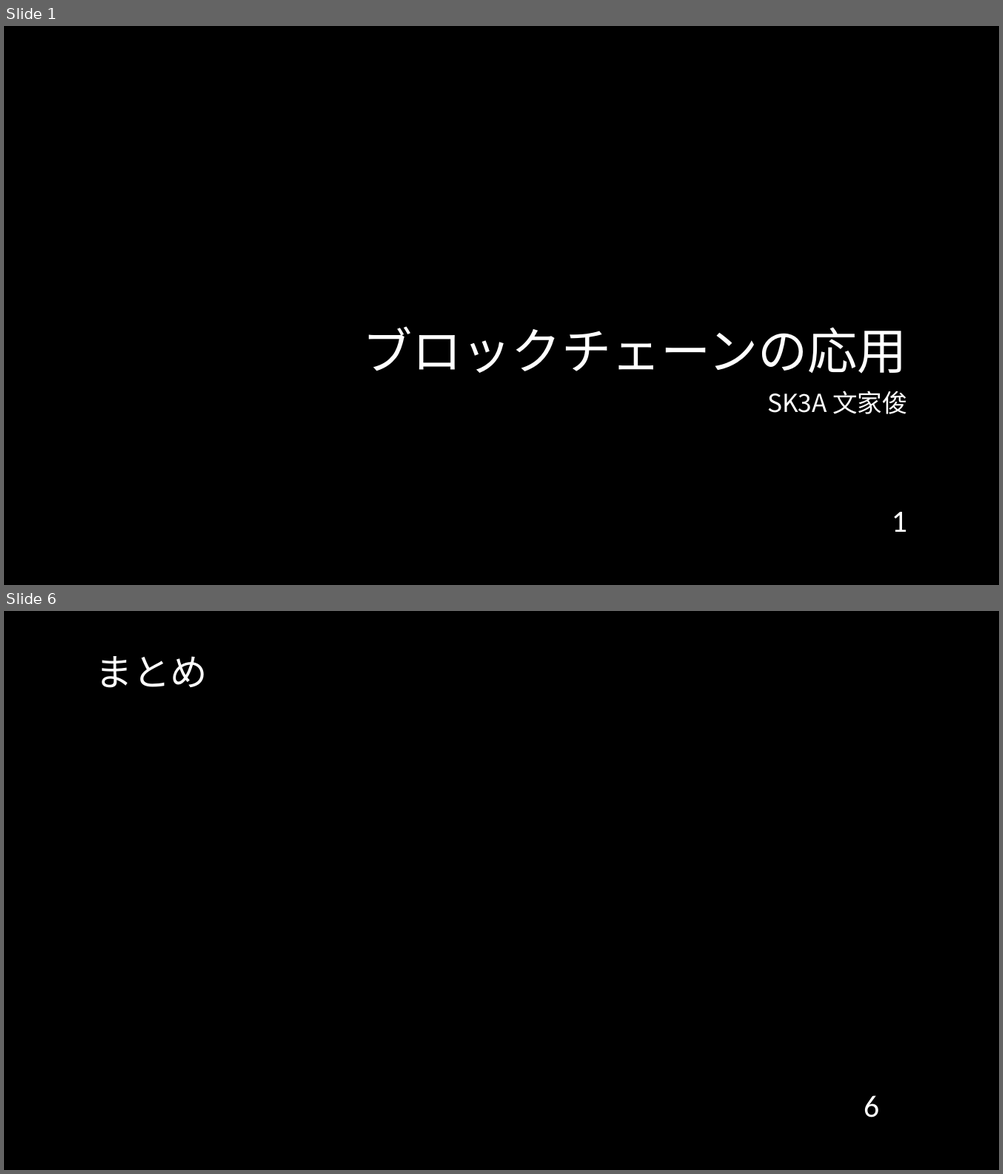
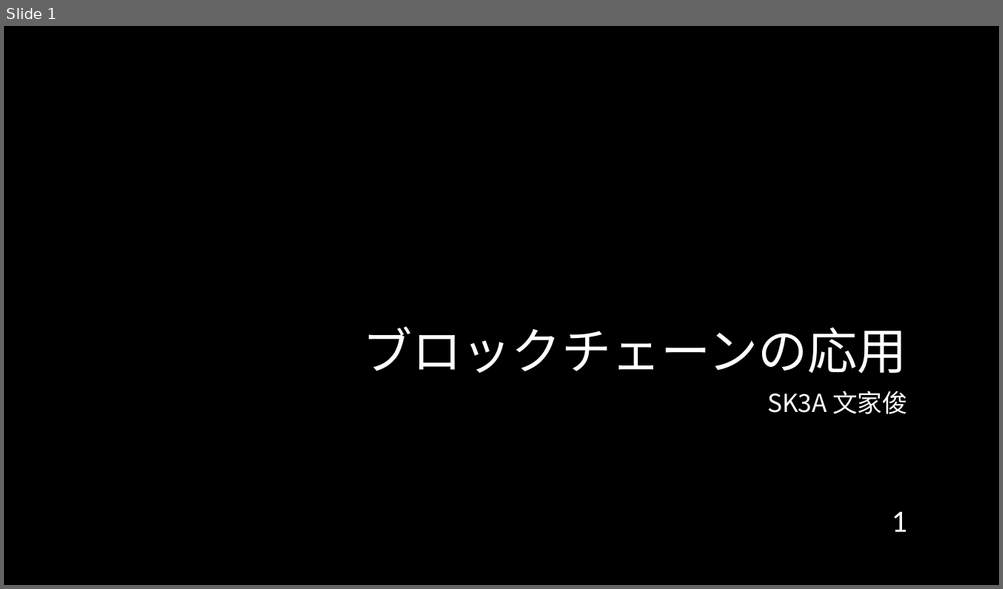
Before and after one commit to cyrusmanosa/Ecc-Year-3, a slide deck: Y3-Sem1/ITゼミ演習１/SK3A04文家俊_5月発表.pptx. Shown one above the other, each under a label of ours: slides 1 and 6 before the commit, slide 1 after it; the slides between them are not shown. The pictures are 1003x1174 and 1003x589 pixels, drawn with LibreOffice and Linux fonts; fonts in the diff are those of the drawing; background and template pictures are left out. Boxes give left, top, right and bottom in pixels: in the first picture for what was removed or moved away, otherwise in the second. Text is boxed around its words. In the diff, an @@ line names an element or a change of style, - is before the commit and + after.

```diff
--- a/Y3-Sem1/ITゼミ演習１/SK3A04文家俊_5月発表.pptx
+++ b/Y3-Sem1/ITゼミ演習１/SK3A04文家俊_5月発表.pptx
@@ slide 6 removed at box(4, 611, 999, 1170), background picture (left out) @@
@@ title removed at box(96, 656, 208, 688) @@
-まとめ
@@ page number removed at box(863, 1096, 879, 1118) @@
-6
```
Also in this commit, not shown: 5 slides changed, 1 slide added, 19 other files.
